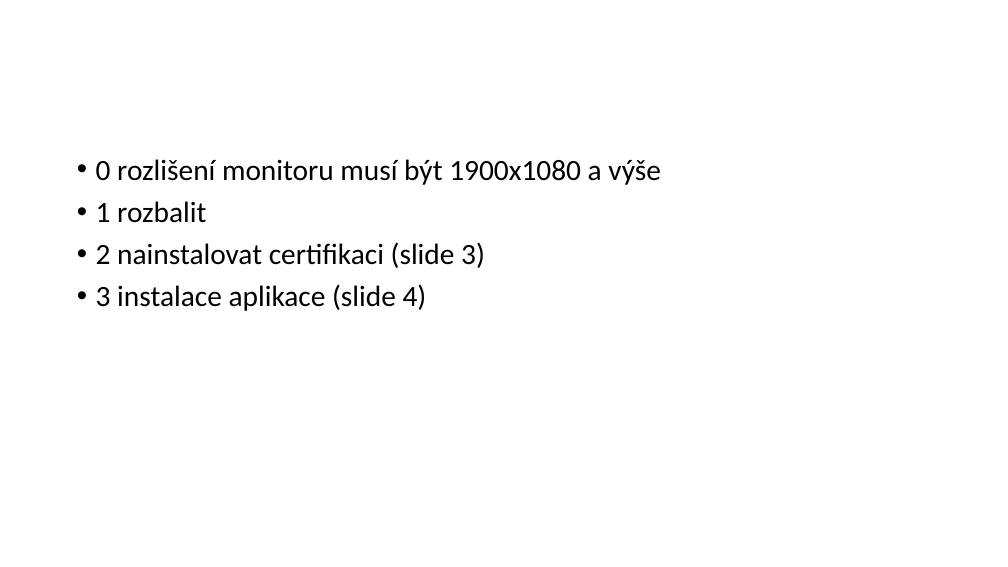
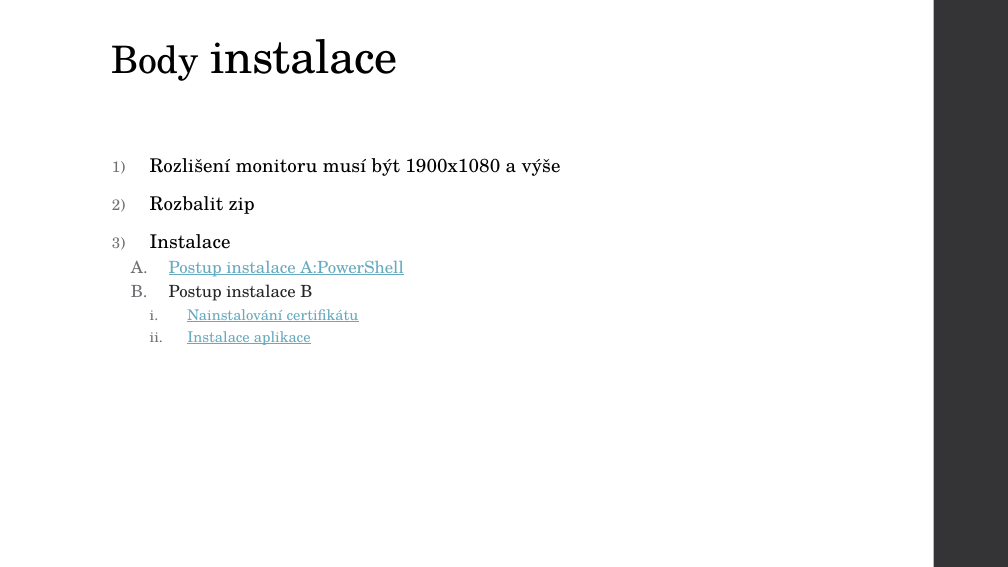
Before and after one commit to F3n1XXV/BadgesProject, a slide deck: slide 2 of UwpCamButton/Dokuments/Postup instalace aplikace.pptx. Drawn at 1008x567 pixels with LibreOffice and Linux fonts; fonts in the diff are those of the drawing. Boxes give left, top, right and bottom in pixels: in the first picture for what was removed or moved away, otherwise in the second. Text is boxed around its words. In the diff, an @@ line names an element or a change of style, - is before the commit and + after.

```diff
--- a/UwpCamButton/Dokuments/Postup instalace aplikace.pptx
+++ b/UwpCamButton/Dokuments/Postup instalace aplikace.pptx
@@ rectangle added at box(934, 0, 1008, 567), fill #353537 @@
@@ title added at box(112, 39, 398, 81), 44 pt, text #000000 @@
+Body instalace
@@ text at box(150, 158, 561, 345): text changed; size 28 to 18 pt; font Calibri to TeX Gyre Schola; text colour #000000 to #67AABF @@
-• 0 rozlišení monitoru musí být 1900x1080 a výše
-• 1 rozbalit
-• 2 nainstalovat certifikaci (slide 3)
-• 3 instalace aplikace (slide 4)
+1) Rozlišení monitoru musí být 1900x1080 a výše
+2) Rozbalit zip
+3) Instalace
+  A. Postup instalace A:PowerShell
+  B. Postup instalace B
+    i. Nainstalování certifikátu
+    ii. Instalace aplikace
```
Also in this commit, not shown: 3 other slides changed, 1 slide added, 13 other files.
